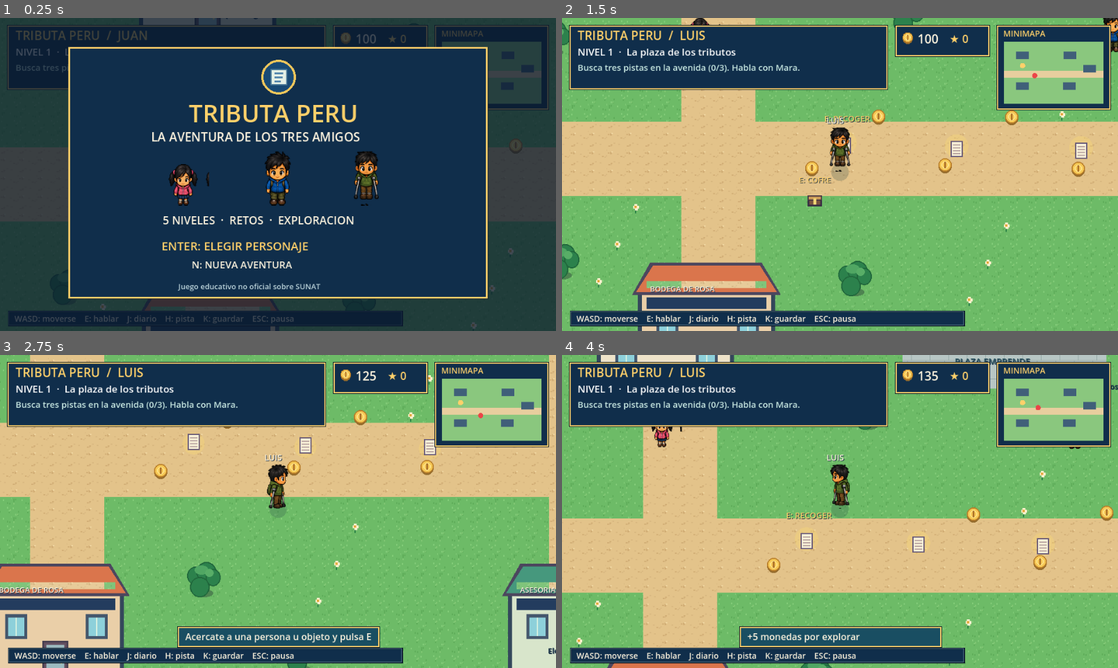
Above: before the commit, frames 1-4 (two rows, left to right).
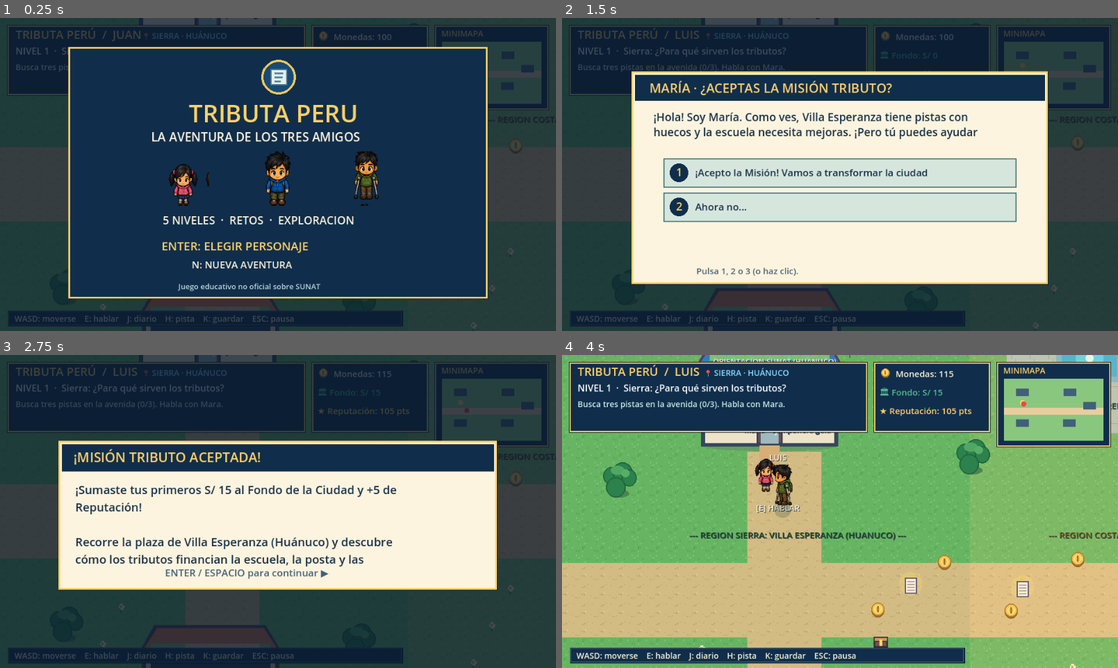
Above: after the commit, the same moments.

Repository: karoandrea/tributa-peru-godot
Game: Godot game, scene res://main.tscn
Same seed, same stepped clock (60 frames per second), same inputs: the game is played once before the commit and once after it. Sound files missing from this copy of the repository are replaced by a short silence.
Inputs (mouse positions are in pixels of both pictures, inside the frame that each line leads up to):
- Up to frame 1 (0.25 s): no input
- Up to frame 2 (1.5 s): tap Enter at 0.5, 0.6 s; move the mouse to (962, 158) at 0.52 s; hold Right 0.53-1.28 s; click (962, 158) at 0.67 s; tap Space at 0.77, 1.07 s; tap Keypad Enter at 0.8, 1.35 s; move the mouse to (728, 190) at 1.27 s; hold Down from 1.28 s (still down); click (728, 190) at 1.42 s
- Up to frame 3 (2.75 s): tap Space at 1.52, 1.82 s; tap E at 1.55, 2.1 s; move the mouse to (333, 442) at 2.02 s; release Down at 2.03 s; hold Right from 2.03 s (still down); click (333, 442) at 2.17 s; tap 1 at 2.3 s
- Up to frame 4 (4 s): move the mouse to (812, 574) at 2.77 s; release Right at 2.78 s; hold Up 2.78-3.53 s; tap 1 at 2.85 s; click (812, 574) at 2.92 s; tap Space at 3.02, 3.32, 3.77 s; tap 2 at 3.05, 3.6 s; move the mouse to (1006, 558) at 3.52 s; hold Left from 3.53 s (still down); click (1006, 558) at 3.67 s; tap 3 at 3.8 s

The runs differ from the first frame. In frame 1, 1.1% of the frame differs, in the area x 1-100%, y 2-34%; in frame 2, 86%, in the area x 0-100%, y 0-100%; in frame 3, 85%; in frame 4, 47%.

Commit message:
feat: implementacion de 3 contadores del GDD, diferenciacion de regiones (Costa/Sierra/Selva) e introduccion Escena 1

Diff:
--- a/scripts/main.gd
+++ b/scripts/main.gd
@@ -23,6 +23,8 @@
 var level: int = 1
 var coins: int = 100
 var stars: int = 0
+var contribution: int = 0
+var reputation: int = 100
 var obtained: Dictionary = {}
 var chests: Dictionary = {}
 var cashier_index: int = 0
@@ -64,19 +66,19 @@
 
 
 const LEVEL_NAMES := [
-    "La plaza de los tributos",
-    "El camino hacia el RUC",
-    "Un negocio responsable",
-    "El reto del IGV",
-    "Festival del emprendedor"
+    "Sierra: ¿Para qué sirven los tributos?",
+    "Costa: El camino hacia el RUC",
+    "Costa: Pide tu comprobante",
+    "Costa: Asesoría y reto del IGV",
+    "Selva: Festival del emprendedor"
 ]
 
 var buildings: Array = [
-    {"pos": Vector2(230, 200), "tex": "sunat", "title": "ORIENTACION SUNAT", "stage": 1},
-    {"pos": Vector2(1145, 200), "tex": "registro", "title": "PUNTO DE REGISTRO", "stage": 2},
-    {"pos": Vector2(235, 836), "tex": "tienda", "title": "BODEGA DE ROSA", "stage": 3},
+    {"pos": Vector2(230, 200), "tex": "sunat", "title": "ORIENTACION SUNAT (HUANUCO)", "stage": 1},
+    {"pos": Vector2(1145, 200), "tex": "registro", "title": "REGISTRO RUC Y ADUANAS", "stage": 2},
+    {"pos": Vector2(235, 836), "tex": "tienda", "title": "BODEGA DE ROSA Y JUAN", "stage": 3},
     {"pos": Vector2(1135, 836), "tex": "contaduria", "title": "ASESORIA CONTABLE", "stage": 4},
-    {"pos": Vector2(1530, 475), "tex": "municipio", "title": "FESTIVAL", "stage": 5}
+    {"pos": Vector2(1530, 475), "tex": "municipio", "title": "FESTIVAL AMAZONICO", "stage": 5}
 ]
 var npcs: Array = [
     {"id": "mara", "name": "María", "role": "Compañera guía", "pos": Vector2(360, 491), "stage": 1},
@@ -214,6 +216,9 @@
                 choose_cashier(0)
             elif Rect2(515, 298, 258, 93).has_point(event.position):
                 choose_cashier(1)
+            return
+        if event.pressed and event.button_index == MOUSE_BUTTON_LEFT and mode == "message":
+            advance_message()
             return
         if event.pressed and event.button_index == MOUSE_BUTTON_LEFT and mode == "select":
             for i in range(3):
@@ -294,17 +299,7 @@
             mode = ""
     elif mode == "message":
         if code in [KEY_ENTER, KEY_KP_ENTER, KEY_SPACE, KEY_E, KEY_ESCAPE]:
-            var next_event: String = dialog_next
-            dialog_next = ""
-            mode = ""
-            if next_event == "cash":
-                start_cash_game()
-            elif next_event == "igv":
-                start_igv_game()
-            elif next_event == "final":
-                start_final_game()
-            elif next_event == "end":
-                mode = "ending"
+            advance_message()
     elif mode == "quiz":
         if code in [KEY_1, KEY_KP_1]:
             choose_answer(0)
@@ -335,17 +330,21 @@
         if int(ob["level"]) == level and not obtained.has(ob["id"]) and player.distance_to(ob["pos"]) < 61.0:
             obtained[ob["id"]] = true
             coins += 10
+            contribution += 10
+            reputation += 2
             play_sound("pickup")
             save_game()
-            open_message("¡OBJETO ENCONTRADO!", "%s. Ganaste 10 monedas. %s" % [ob["name"], objective()], "")
+            open_message("¡OBJETO ENCONTRADO!", "%s. Ganaste +10 Monedas y aportaste S/ 10 al Fondo Comunal. %s" % [ob["name"], objective()], "")
             return
     for chest in bonus_chests:
         if not chests.has(chest["id"]) and player.distance_to(chest["pos"]) < 61.0:
             chests[chest["id"]] = true
             coins += 25
+            contribution += 25
+            reputation += 5
             play_sound("pickup")
             save_game()
-            open_message("COFRE DE CULTURA TRIBUTARIA", "Encontraste 25 monedas extra. Dato: la educacion tributaria ayuda a comprender por que es importante financiar los servicios publicos.", "")
+            open_message("COFRE DE CULTURA TRIBUTARIA", "Encontraste 25 monedas y sumaste S/ 25 al Fondo de Huánuco. Dato: la educación tributaria permite financiar hospitales, escuelas y pistas.", "")
             return
     var nearest: Dictionary = {}
     var dist := 82.0
@@ -424,6 +423,26 @@
     dialog_body = content
     dialog_next = next_event
 
+func advance_message() -> void:
+    var next_event: String = dialog_next
+    dialog_next = ""
+    mode = ""
+    if next_event == "cash":
+        start_cash_game()
+    elif next_event == "igv":
+        start_igv_game()
+    elif next_event == "final":
+        start_final_game()
+    elif next_event == "end":
+        mode = "ending"
+    elif next_event == "scene1_maria":
+        open_quiz("MARÍA · ¿ACEPTAS LA MISIÓN TRIBUTO?",
+            "¡Hola! Soy María. Como ves, Villa Esperanza tiene pistas con huecos y la escuela necesita mejoras. ¡Pero tú puedes ayudar a cambiarlos con tus decisiones!\n\n¿Aceptas la Misión Tributo?",
+            ["¡Acepto la Misión! Vamos a transformar la ciudad", "Ahora no..."],
+            0,
+            "¡Gran actitud! Cada comprobante que exigimos y cada tributo pagado ayuda a financiar bienes y servicios públicos para todos.",
+            "accept_mission")
+
 func open_quiz(title: String, question: String, options: Array, correct: int, explanation: String, action: String) -> void:
     mode = "quiz"
     quiz_title = title
@@ -439,14 +458,22 @@
         return
     if index != quiz_answer:
         play_sound("wrong")
-        quiz_error = "Aun no. Piensa en la situacion y vuelve a intentarlo."
+        if quiz_action == "accept_mission":
+            quiz_error = "¡Vamos! La escuela y las pistas no se van a reparar solas. ¡Te necesitamos como aliado tributario!"
+        else:
+            quiz_error = "Aun no. Piensa en la situacion y vuelve a intentarlo."
         return
     play_sound("success")
     coins += 15
     stars += 1
+    contribution += 15
+    reputation += 5
     var action: String = quiz_action
     var information: String = quiz_explanation
-    if action.begins_with("finish_"):
+    if action == "accept_mission":
+        save_game()
+        open_message("¡MISIÓN TRIBUTO ACEPTADA!", "¡Sumaste tus primeros S/ 15 al Fondo de la Ciudad y +5 de Reputación!\n\nRecorre la plaza de Villa Esperanza (Huánuco) y descubre cómo los tributos financian la escuela, la posta y las pistas.", "")
+    elif action.begins_with("finish_"):
         complete_level()
         if level == 6:
             open_message("¡FESTIVAL COMPLETADO!", information + " ¡Has terminado la aventura y recibido tu reconocimiento!", "end")
@@ -591,6 +618,8 @@
         "level": level,
         "coins": coins,
         "stars": stars,
+        "contribution": contribution,
+        "reputation": reputation,
         "x": player.x,
         "y": player.y,
         "obtained": obtained,
@@ -620,6 +649,8 @@
     level = clampi(int(data.get("level", 1)), 1, 6)
     coins = int(data.get("coins", 100))
     stars = int(data.get("stars", 0))
+    contribution = int(data.get("contribution", 0))
+    reputation = int(data.get("reputation", 100))
     player = Vector2(float(data.get("x", 480)), float(data.get("y", 655)))
     obtained = data.get("obtained", {})
     chests = data.get("chests", {})
@@ -637,6 +668,8 @@
     level = 1
     coins = 100
     stars = 0
+    contribution = 0
+    reputation = 100
     player = Vector2(480, 655)
     obtained.clear()
     chests.clear()
@@ -690,8 +723,19 @@
             if xx >= 24 and xx <= 34 and yy >= 2 and yy <= 11:
                 key = "paving"
             draw_texture_rect(tex[key], Rect2(xx * 32, yy * 32, 32, 32), false)
+            # Tintado de ambiente segun la region (Sierra, Costa, Selva)
+            if center.x < 720.0:
+                draw_rect(Rect2(xx * 32, yy * 32, 32, 32), Color(0.12, 0.42, 0.18, 0.08))
+            elif center.x < 1380.0:
+                draw_rect(Rect2(xx * 32, yy * 32, 32, 32), Color(0.85, 0.72, 0.38, 0.16))
+            else:
+                draw_rect(Rect2(xx * 32, yy * 32, 32, 32), Color(0.05, 0.65, 0.18, 0.16))
             if key == "grass" and (xx * 17 + yy * 29) % 41 == 7:
                 draw_texture(tex["flower"], Vector2(xx * 32, yy * 32))
+    # Letreros de regiones de Tributa Peru
+    world_label(Vector2(220, 565), "--- REGION SIERRA: VILLA ESPERANZA (HUANUCO) ---", Color("#274e30"), 15)
+    world_label(Vector2(840, 565), "--- REGION COSTA: MERCADO Y ADUANAS ---", Color("#6d521d"), 15)
+    world_label(Vector2(1420, 565), "--- REGION SELVA: FERIA EMPRENDEDORA ---", Color("#195828"), 15)
     # Plaza central, fuente e indicaciones.
     draw_rect(Rect2(853, 216, 115, 80), Color("#88b9c3"))
     draw_rect(Rect2(863, 226, 95, 60), Color("#55b4cc"))
@@ -792,16 +836,29 @@
     for i in range(mini(ls.size(), max_lines)):
         write_text(where + Vector2(0, i * line_height), str(ls[i]), size, color)
 
+func current_region() -> String:
+    if player.x < 720.0:
+        return "SIERRA · HUÁNUCO"
+    elif player.x < 1380.0:
+        return "COSTA · ADUANAS Y COMERCIO"
+    else:
+        return "SELVA · FERIA DEL EMPRENDEDOR"
+
 func draw_hud() -> void:
-    panel(Rect2(12, 12, 551, 112), NAVY, GOLD)
-    write_text(Vector2(27, 38), "TRIBUTA PERU  /  " + hero.to_upper(), 21, GOLD)
+    panel(Rect2(12, 12, 516, 122), NAVY, GOLD)
+    write_text(Vector2(27, 36), "TRIBUTA PERÚ  /  " + hero.to_upper(), 20, GOLD)
+    write_text(Vector2(245, 36), "📍 " + current_region(), 14, Color("#88ddff"))
     var level_text := "AVENTURA COMPLETA" if level > 5 else "NIVEL %d  ·  %s" % [level, LEVEL_NAMES[level - 1]]
-    write_text(Vector2(27, 65), level_text, 17, Color("#ffffff"))
-    multiline(Vector2(27, 91), objective(), 15, 59, 18, Color("#c9e9e3"), 2)
-    panel(Rect2(575, 12, 164, 55), NAVY, GOLD)
-    draw_texture_rect(tex["coin"], Rect2(584, 23, 25, 25), false)
-    write_text(Vector2(614, 44), str(coins), 21, CREAM)
-    write_text(Vector2(669, 43), "★ %d" % stars, 19, GOLD)
+    write_text(Vector2(27, 63), level_text, 16, Color("#ffffff"))
+    multiline(Vector2(27, 90), objective(), 14, 57, 18, Color("#c9e9e3"), 2)
+
+    # 3 CONTADORES OFICIALES DEL GDD
+    panel(Rect2(538, 12, 202, 122), NAVY, GOLD)
+    draw_texture_rect(tex["coin"], Rect2(548, 22, 20, 20), false)
+    write_text(Vector2(576, 38), "Monedas: %d" % coins, 15, CREAM)
+    write_text(Vector2(548, 70), "🏛 Fondo: S/ %d" % contribution, 15, GREEN)
+    write_text(Vector2(548, 102), "★ Reputación: %d pts" % reputation, 15, GOLD)
+
     panel(Rect2(750, 12, 198, 147), NAVY, GOLD)
     write_text(Vector2(762, 32), "MINIMAPA", 14, GOLD)
     var mr := Rect2(763, 41, 172, 107)
@@ -819,8 +876,8 @@
     panel(Rect2(14, 505, 682, 27), NAVY, Color("#5e8299"), 1)
     write_text(Vector2(25, 524), "WASD: moverse    E: hablar    J: diario    H: pista    K: guardar    ESC: pausa", 14, CREAM)
     if delivery_active and mode != "title":
-        panel(Rect2(576, 76, 164, 44), NAVY, GOLD)
-        write_text(Vector2(588, 103), "ENTREGA: %ds" % int(ceil(delivery_seconds)), 16, GOLD)
+        panel(Rect2(538, 140, 202, 34), NAVY, GOLD)
+        write_text(Vector2(548, 163), "ENTREGA: %ds" % int(ceil(delivery_seconds)), 15, GOLD)
 
 func dim() -> void:
     draw_rect(Rect2(0, 0, SW, SH), Color(0.04, 0.10, 0.18, 0.78))
@@ -917,7 +974,12 @@
     mode = ""
     save_game()
     play_sound("success")
-    open_message("¡HOLA, " + hero.to_upper() + "!", "Bienvenido a Villa Emprende. Explora la ciudad, recoge documentos y visita a María frente a la oficina azul. Habla con Juan en la plaza para descubrir retos extra.", "")
+    start_scene_1()
+
+func start_scene_1() -> void:
+    open_message("ESCENA 1 · PLAZA DE VILLA ESPERANZA",
+        "Plaza de Villa Esperanza (Huánuco). Pistas con baches y la escuela necesita reparaciones.\n\nLUIS: Don Juan, una gaseosa y unas galletas, por favor.\nJUAN: Son cinco soles, Luis. Aquí tienes.\n\n[Luis paga y se va sin pedir comprobante. Juan guarda el dinero en un cajón sin anotar nada. María observa desde la puerta de la bodega...]",
+        "scene1_maria")
 
 func draw_select() -> void:
     dim()
